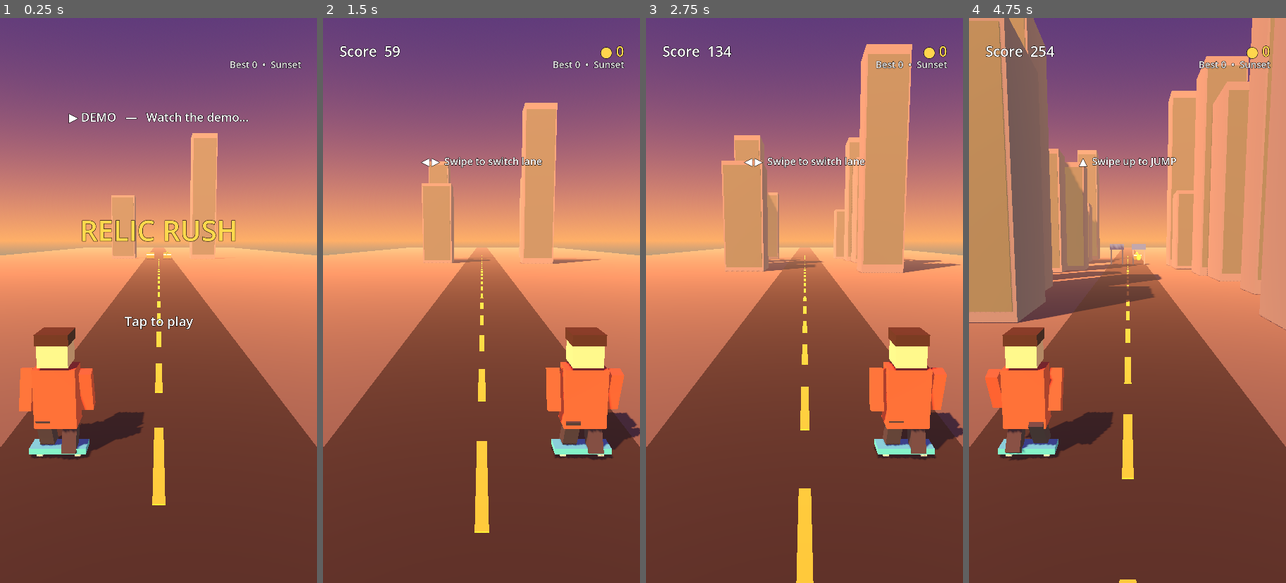
Above: before the commit, frames 1-4 (left to right).
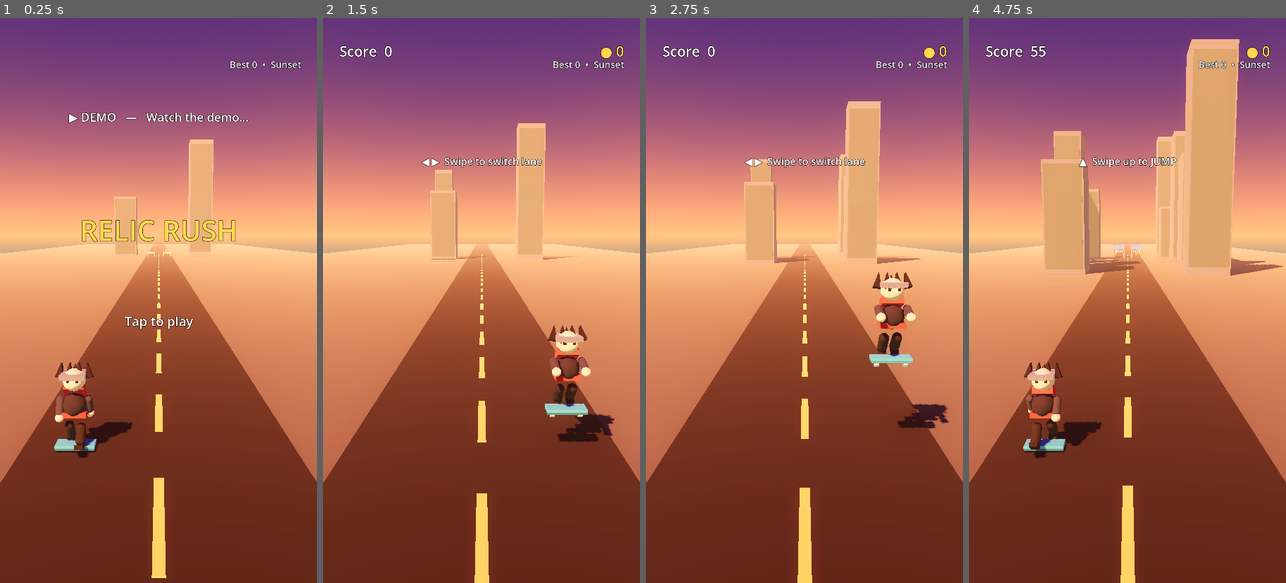
Above: after the commit, the same moments.

Repository: siddthewolf/Mtalk
Game: Godot game, scene res://main.tscn
The game is run twice, just before and just after one commit, with the same random seed, the same clock (stepped at 60 frames per second) and the same inputs.
Inputs (mouse positions are in pixels of both pictures, inside the frame that each line leads up to):
- Up to frame 1 (0.25 s): no input
- Up to frame 2 (1.5 s): tap Enter at 0.5, 0.6, 1.35 s; move the mouse to (551, 272) at 0.52 s; hold Right 0.53-1.28 s; click (551, 272) at 0.67 s; tap Space at 0.77 s; move the mouse to (418, 328) at 1.27 s; hold Down from 1.28 s (still down)
- Up to frame 3 (2.75 s): tap Space at 1.52 s; move the mouse to (836, 176) at 2.02 s; release Down at 2.03 s; hold Right from 2.03 s (still down); tap Enter at 2.1 s
- Up to frame 4 (4.75 s): move the mouse to (1111, 413) at 2.77 s; release Right at 2.78 s; hold Up 2.78-3.53 s; tap Enter at 2.85, 3.6, 4.35 s; click (1111, 413) at 2.92 s; tap Space at 3.02, 3.77, 4.52 s; move the mouse to (1222, 385) at 3.52 s; hold Left from 3.53 s (still down); move the mouse to (1032, 215) at 4.27 s

The runs differ from the first frame. In frame 1, 28% of the frame differs, in the area x 0-100%, y 20-100%; in frame 2, 28%; in frame 3, 31%; in frame 4, 40%, in the area x 0-100%, y 0-100%.

Commit message:
3D polish: smaller defined ninja hero, easier pace, richer obstacles
- New original anime-style ninja runner (spiky hair, blank steel headband,
  trailing scarf) built from rounded capsule/sphere meshes with limb pivots;
  noticeably smaller and better proportioned. Pulled the camera back/up
- Easier difficulty: slower start (9), lower top speed (20), gentler ramp,
  wider obstacle spacing, longer sightline and a bit more air time
- Better-defined obstacles: A-frame construction barrier with reflective
  top bar; sign gantry with a clear low caution bar to slide under; richer
  car with side glass, roof, glowing tail lights and hubcaps
- Bloom/glow on coins, lights and night windows; softer shadows; ACES tonemap

Co-Authored-By: Claude Opus 4.8 <noreply@anthropic.com>
Claude-Session: https://claude.ai/code/session_011oNGg7boL1trmSDMVymgsi

Diff:
--- a/RelicRush3D/main.gd
+++ b/RelicRush3D/main.gd
@@ -8,18 +8,18 @@
 
 # ---- Tuning -------------------------------------------------------------------
 const LANE_X := 1.7           # half-distance between the two lanes
-const SPAWN_Z := -75.0        # how far ahead things appear
+const SPAWN_Z := -85.0        # how far ahead things appear (longer sightline)
 const CULL_Z := 12.0          # behind the camera -> recycle / remove
-const START_SPEED := 13.0
-const MAX_SPEED := 30.0
-const ACCEL := 0.55
-const GRACE := 2.0
+const START_SPEED := 9.0      # gentler start
+const MAX_SPEED := 20.0       # lower top speed -> more reaction time
+const ACCEL := 0.30           # slower ramp
+const GRACE := 3.0
 const TUTORIAL_TIME := 10.0
-const GAP_Z := 13.0           # base spacing between obstacle rows
-const JUMP_VELOCITY := 7.4
-const GRAVITY := -18.0
+const GAP_Z := 16.0           # more spacing between obstacle rows
+const JUMP_VELOCITY := 7.8
+const GRAVITY := -16.0        # a touch more air time
 const JUMP_CLEAR := 0.7
-const SLIDE_TIME := 0.6
+const SLIDE_TIME := 0.75
 const WEATHER_FADE := 5.0
 const COIN_VALUE := 10
 const SAVE_PATH := "user://relicrush.save"
@@ -53,12 +53,12 @@
 var env: Environment
 var sky_mat: ProceduralSkyMaterial
 var player: Node3D
-var torso: MeshInstance3D
-var head: MeshInstance3D
-var arm_l: MeshInstance3D
-var arm_r: MeshInstance3D
-var leg_l: MeshInstance3D
-var leg_r: MeshInstance3D
+var upper: Node3D          # upper-body group (leans forward when sliding)
+var arm_l_piv: Node3D
+var arm_r_piv: Node3D
+var leg_l_piv: Node3D
+var leg_r_piv: Node3D
+var scarf: Node3D
 var board: Node3D
 
 var obstacles: Array = []      # [{node, type, lane, resolved}]
@@ -143,6 +143,38 @@
 	cm.height = h
 	mi.mesh = cm
 	mi.material_override = _mat(col, 0.0, 0.2, 0.5)
+	mi.position = pos
+	parent.add_child(mi)
+	return mi
+
+func _cap(rad: float, h: float, col: Color, parent: Node3D, pos := Vector3.ZERO) -> MeshInstance3D:
+	var mi := MeshInstance3D.new()
+	var cm := CapsuleMesh.new()
+	cm.radius = rad
+	cm.height = h
+	mi.mesh = cm
+	mi.material_override = _mat(col)
+	mi.position = pos
+	parent.add_child(mi)
+	return mi
+
+func _sph(rad: float, col: Color, parent: Node3D, pos := Vector3.ZERO) -> MeshInstance3D:
+	var mi := MeshInstance3D.new()
+	var sm := SphereMesh.new()
+	sm.radius = rad
+	sm.height = rad * 2.0
+	mi.mesh = sm
+	mi.material_override = _mat(col)
+	mi.position = pos
+	parent.add_child(mi)
+	return mi
+
+func _prism(size: Vector3, col: Color, parent: Node3D, pos := Vector3.ZERO) -> MeshInstance3D:
+	var mi := MeshInstance3D.new()
+	var pm := PrismMesh.new()
+	pm.size = size
+	mi.mesh = pm
+	mi.material_override = _mat(col)
 	mi.position = pos
 	parent.add_child(mi)
 	return mi
@@ -161,22 +193,28 @@
 	env.sky = sky
 	env.ambient_light_source = Environment.AMBIENT_SOURCE_SKY
 	env.ambient_light_energy = 1.0
-	env.tonemap_mode = Environment.TONE_MAPPER_FILMIC
+	env.tonemap_mode = Environment.TONE_MAPPER_ACES
+	# Bloom makes coins, headlights and lit windows glow for a richer look.
+	env.glow_enabled = true
+	env.glow_intensity = 0.7
+	env.glow_bloom = 0.15
+	env.glow_hdr_threshold = 1.0
 	we.environment = env
 	add_child(we)
 
 	sun = DirectionalLight3D.new()
-	sun.rotation_degrees = Vector3(-50, -40, 0)
-	sun.light_energy = 1.1
+	sun.rotation_degrees = Vector3(-52, -38, 0)
+	sun.light_energy = 1.15
 	sun.shadow_enabled = true
-	sun.directional_shadow_max_distance = 90.0
+	sun.shadow_blur = 1.5
+	sun.directional_shadow_max_distance = 100.0
 	add_child(sun)
 
 func _build_camera() -> void:
 	cam = Camera3D.new()
-	cam.fov = 72.0
-	cam.position = Vector3(0, 3.6, 6.2)
-	cam.look_at_from_position(cam.position, Vector3(0, 1.1, -10), Vector3.UP)
+	cam.fov = 68.0
+	cam.position = Vector3(0, 4.3, 8.0)
+	cam.look_at_from_position(cam.position, Vector3(0, 0.9, -14), Vector3.UP)
 	add_child(cam)
 
 func _build_ground() -> void:
@@ -227,26 +265,69 @@
 	return b
 
 func _build_player() -> void:
+	# An ORIGINAL anime-style ninja runner (not based on any existing character):
+	# spiky hair, a blank steel headband and a trailing scarf. Built smaller and
+	# more defined than the first blockout, with rounded capsule/sphere limbs and
+	# pivots so the limbs swing naturally.
 	player = Node3D.new()
 	add_child(player)
-	var skin := Color(0.95, 0.8, 0.62)
-	var hoodie := Color(0.89, 0.37, 0.25)
-	torso = _box(Vector3(0.7, 1.0, 0.45), hoodie, player, Vector3(0, 1.05, 0))
-	head = _box(Vector3(0.5, 0.5, 0.5), skin, player, Vector3(0, 1.85, 0))
-	var hair := _box(Vector3(0.54, 0.18, 0.54), Color(0.22, 0.15, 0.12), player, Vector3(0, 2.05, 0))
-	hair.name = "Hair"
-	arm_l = _box(Vector3(0.2, 0.7, 0.2), hoodie, player, Vector3(-0.5, 1.15, 0))
-	arm_r = _box(Vector3(0.2, 0.7, 0.2), hoodie, player, Vector3(0.5, 1.15, 0))
-	leg_l = _box(Vector3(0.24, 0.7, 0.24), Color(0.2, 0.22, 0.28), player, Vector3(-0.2, 0.4, 0))
-	leg_r = _box(Vector3(0.24, 0.7, 0.24), Color(0.2, 0.22, 0.28), player, Vector3(0.2, 0.4, 0))
+	var skin := Color(0.96, 0.82, 0.66)
+	var outfit := Color(0.16, 0.18, 0.24)     # charcoal-navy gi
+	var sleeve := Color(0.24, 0.26, 0.32)
+	var pants := Color(0.13, 0.14, 0.17)
+	var crimson := Color(0.78, 0.16, 0.2)     # scarf / accent
+	var hair_c := Color(0.09, 0.09, 0.15)
+	var steel := Color(0.62, 0.64, 0.7)
+
 	# Skateboard.
-	board = Node3D.new()
-	player.add_child(board)
-	board.position = Vector3(0, 0.12, 0)
-	_box(Vector3(0.95, 0.1, 0.34), Color(0.24, 0.78, 0.86), board, Vector3(0, 0, 0))
-	for zx in [-0.32, 0.32]:
-		var w := _cyl(0.12, 0.1, Color(0.95, 0.92, 0.85), board, Vector3(zx, -0.08, 0.0))
+	board = Node3D.new(); player.add_child(board); board.position = Vector3(0, 0.1, 0)
+	_box(Vector3(0.8, 0.08, 0.3), Color(0.22, 0.76, 0.84), board, Vector3(0, 0, 0))
+	_box(Vector3(0.8, 0.04, 0.3), Color(0.12, 0.5, 0.6), board, Vector3(0, -0.04, 0))
+	for zx in [-0.28, 0.28]:
+		var w := _cyl(0.1, 0.08, Color(0.95, 0.92, 0.85), board, Vector3(zx, -0.07, 0.0))
 		w.rotation_degrees = Vector3(0, 0, 90)
+
+	# Legs (pivot at the hips so they swing).
+	leg_l_piv = Node3D.new(); player.add_child(leg_l_piv); leg_l_piv.position = Vector3(-0.13, 0.6, 0)
+	_cap(0.1, 0.46, pants, leg_l_piv, Vector3(0, -0.26, 0))
+	_box(Vector3(0.16, 0.08, 0.3), Color(0.1, 0.1, 0.12), leg_l_piv, Vector3(0, -0.5, 0.06))
+	leg_r_piv = Node3D.new(); player.add_child(leg_r_piv); leg_r_piv.position = Vector3(0.13, 0.6, 0)
+	_cap(0.1, 0.46, pants, leg_r_piv, Vector3(0, -0.26, 0))
+	_box(Vector3(0.16, 0.08, 0.3), Color(0.1, 0.1, 0.12), leg_r_piv, Vector3(0, -0.5, 0.06))
+
+	# Upper body group — pivots at the hip so it can lean for sliding.
+	upper = Node3D.new(); player.add_child(upper); upper.position = Vector3(0, 0.6, 0)
+	_cap(0.24, 0.5, outfit, upper, Vector3(0, 0.34, 0))                       # torso
+	_box(Vector3(0.5, 0.1, 0.36), crimson, upper, Vector3(0, 0.18, 0))        # belt/sash
+
+	# Arms (pivots at shoulders).
+	arm_l_piv = Node3D.new(); upper.add_child(arm_l_piv); arm_l_piv.position = Vector3(-0.28, 0.52, 0)
+	_cap(0.08, 0.42, sleeve, arm_l_piv, Vector3(0, -0.2, 0))
+	_sph(0.09, skin, arm_l_piv, Vector3(0, -0.42, 0))
+	arm_r_piv = Node3D.new(); upper.add_child(arm_r_piv); arm_r_piv.position = Vector3(0.28, 0.52, 0)
+	_cap(0.08, 0.42, sleeve, arm_r_piv, Vector3(0, -0.2, 0))
+	_sph(0.09, skin, arm_r_piv, Vector3(0, -0.42, 0))
+
+	# Head + face.
+	_sph(0.23, skin, upper, Vector3(0, 0.86, 0))
+	_box(Vector3(0.06, 0.06, 0.02), Color(0.1, 0.1, 0.12), upper, Vector3(-0.09, 0.88, 0.21))  # eyes
+	_box(Vector3(0.06, 0.06, 0.02), Color(0.1, 0.1, 0.12), upper, Vector3(0.09, 0.88, 0.21))
+
+	# Spiky hair (several prisms fanning up and back).
+	for a in [-0.28, -0.1, 0.1, 0.28]:
+		var spike := _prism(Vector3(0.16, 0.3, 0.14), hair_c, upper, Vector3(a, 1.04, -0.04))
+		spike.rotation_degrees = Vector3(-18, 0, a * 30.0)
+	_prism(Vector3(0.18, 0.26, 0.16), hair_c, upper, Vector3(0, 1.0, -0.12)).rotation_degrees = Vector3(-40, 0, 0)
+
+	# Steel headband with a blank plate (no symbol — original).
+	_box(Vector3(0.5, 0.1, 0.5), steel, upper, Vector3(0, 0.96, 0)).material_override = _mat(steel, 0.0, 0.6, 0.35)
+	_box(Vector3(0.2, 0.12, 0.03), Color(0.8, 0.82, 0.86), upper, Vector3(0, 0.96, 0.23)).material_override = _mat(Color(0.8, 0.82, 0.86), 0.0, 0.8, 0.25)
+
+	# Trailing scarf.
+	scarf = Node3D.new(); upper.add_child(scarf); scarf.position = Vector3(0, 0.62, -0.05)
+	_box(Vector3(0.42, 0.16, 0.34), crimson, scarf, Vector3(0, 0, 0))
+	_prism(Vector3(0.2, 0.7, 0.12), crimson, scarf, Vector3(-0.1, -0.1, -0.3)).rotation_degrees = Vector3(110, 0, 0)
+
 	player.position = Vector3(p_x, 0, 0)
 
 func _build_weather_particles() -> void:
@@ -458,33 +539,49 @@
 	var lx := _lane_x(lane)
 	match type:
 		"BARRIER":
-			var b := _box(Vector3(1.6, 1.1, 0.4), Color(0.95, 0.5, 0.15), n, Vector3(0, 0.7, 0))
-			# white hazard stripes
-			_box(Vector3(1.62, 0.28, 0.42), Color(0.95, 0.95, 0.96), n, Vector3(0, 0.95, 0))
-			_box(Vector3(0.12, 0.7, 0.12), Color(0.3,0.3,0.32), n, Vector3(-0.7, 0.35, 0))
-			_box(Vector3(0.12, 0.7, 0.12), Color(0.3,0.3,0.32), n, Vector3(0.7, 0.35, 0))
-			b.set_meta("x", 0)
+			# Construction barrier on A-frame legs with a glowing top bar — JUMP it.
+			_box(Vector3(0.14, 1.0, 0.5), Color(0.82, 0.82, 0.86), n, Vector3(-0.74, 0.5, 0))
+			_box(Vector3(0.14, 1.0, 0.5), Color(0.82, 0.82, 0.86), n, Vector3(0.74, 0.5, 0))
+			_box(Vector3(1.74, 0.42, 0.16), Color(0.95, 0.45, 0.1), n, Vector3(0, 0.8, 0.16))
+			for sx in [-0.6, -0.2, 0.2, 0.6]:
+				_box(Vector3(0.2, 0.44, 0.17), Color(0.95, 0.95, 0.96), n, Vector3(sx, 0.8, 0.17))
+			_box(Vector3(1.78, 0.1, 0.18), Color(1.0, 0.85, 0.2), n, Vector3(0, 1.03, 0.16)).material_override = _mat(Color(1.0, 0.85, 0.2), 1.4)
 		"OVERHANG":
-			# gantry you slide under: posts + high sign with a gap beneath
-			_box(Vector3(0.22, 3.0, 0.22), Color(0.5,0.55,0.6), n, Vector3(-0.9, 1.5, 0))
-			_box(Vector3(0.22, 3.0, 0.22), Color(0.5,0.55,0.6), n, Vector3(0.9, 1.5, 0))
-			_box(Vector3(2.1, 0.9, 0.3), Color(0.18, 0.45, 0.75), n, Vector3(0, 2.7, 0))
+			# Sign gantry with a low caution bar to duck under — SLIDE under it.
+			_box(Vector3(0.2, 2.8, 0.2), Color(0.5, 0.55, 0.6), n, Vector3(-0.96, 1.4, 0))
+			_box(Vector3(0.2, 2.8, 0.2), Color(0.5, 0.55, 0.6), n, Vector3(0.96, 1.4, 0))
+			_box(Vector3(2.3, 0.3, 0.3), Color(0.45, 0.5, 0.55), n, Vector3(0, 2.65, 0))
+			_box(Vector3(1.9, 0.7, 0.1), Color(0.2, 0.5, 0.85), n, Vector3(0, 2.2, 0.16)).material_override = _mat(Color(0.2, 0.5, 0.85), 0.6)
+			_box(Vector3(1.95, 0.45, 0.2), Color(0.9, 0.2, 0.2), n, Vector3(0, 1.35, 0))
+			for sx in [-0.6, -0.2, 0.2, 0.6]:
+				_box(Vector3(0.18, 0.47, 0.21), Color(0.96, 0.96, 0.96), n, Vector3(sx, 1.35, 0.01))
 		"CAR":
 			_make_car(n)
 	n.position = Vector3(lx, 0, SPAWN_Z)
 	obstacles.append({"node": n, "type": type, "lane": lane, "resolved": false})
 
 func _make_car(parent: Node3D) -> void:
-	var col: Color = [Color(0.84,0.2,0.2), Color(0.2,0.4,0.85), Color(0.95,0.8,0.2), Color(0.2,0.7,0.4)][randi() % 4]
-	_box(Vector3(1.7, 0.7, 3.6), col, parent, Vector3(0, 0.6, 0))
-	_box(Vector3(1.5, 0.6, 1.8), col, parent, Vector3(0, 1.15, -0.2))
-	_box(Vector3(1.3, 0.45, 0.1), Color(0.6,0.8,0.95), parent, Vector3(0, 1.15, 0.72))   # rear window
-	_box(Vector3(0.35, 0.18, 0.1), Color(1,0.4,0.3), parent, Vector3(-0.55, 0.6, 1.82))  # tail light
-	_box(Vector3(0.35, 0.18, 0.1), Color(1,0.4,0.3), parent, Vector3(0.55, 0.6, 1.82))
-	for zx in [-0.85, 0.85]:
+	var col: Color = [Color(0.85,0.18,0.18), Color(0.16,0.38,0.85), Color(0.95,0.78,0.18), Color(0.16,0.7,0.42)][randi() % 4]
+	# Lower body + skirt.
+	_box(Vector3(1.8, 0.6, 3.7), col, parent, Vector3(0, 0.62, 0))
+	_box(Vector3(1.8, 0.32, 3.7), col.darkened(0.35), parent, Vector3(0, 0.34, 0))
+	# Cabin + glass wrap.
+	_box(Vector3(1.55, 0.55, 1.9), col, parent, Vector3(0, 1.1, -0.1))
+	var glass := Color(0.55, 0.75, 0.92)
+	_box(Vector3(1.4, 0.42, 0.08), glass, parent, Vector3(0, 1.12, 0.83))     # rear window
+	_box(Vector3(0.08, 0.42, 1.7), glass, parent, Vector3(-0.76, 1.12, -0.1)) # left
+	_box(Vector3(0.08, 0.42, 1.7), glass, parent, Vector3(0.76, 1.12, -0.1))  # right
+	_box(Vector3(1.7, 0.06, 1.9), col.lightened(0.15), parent, Vector3(0, 1.4, -0.1)) # roof
+	# Glowing tail lights + bumper.
+	for tx in [-0.6, 0.6]:
+		_box(Vector3(0.36, 0.16, 0.08), Color(1, 0.22, 0.18), parent, Vector3(tx, 0.66, 1.86)).material_override = _mat(Color(1, 0.25, 0.2), 1.6)
+	_box(Vector3(1.82, 0.18, 0.12), Color(0.12, 0.12, 0.14), parent, Vector3(0, 0.42, 1.86))
+	# Wheels with hubcaps.
+	for zx in [-0.88, 0.88]:
 		for zz in [-1.2, 1.2]:
-			var w := _cyl(0.34, 0.25, Color(0.08,0.08,0.09), parent, Vector3(zx, 0.34, zz))
+			var w := _cyl(0.36, 0.26, Color(0.06,0.06,0.07), parent, Vector3(zx, 0.36, zz))
 			w.rotation_degrees = Vector3(0, 0, 90)
+			_cyl(0.16, 0.28, Color(0.7,0.72,0.76), parent, Vector3(zx, 0.36, zz)).rotation_degrees = Vector3(0, 0, 90)
 
 func _add_coin(lane: int) -> void:
 	var n := Node3D.new()
@@ -583,28 +680,31 @@
 	player.position.y = p_y
 
 func _animate_player(dt: float) -> void:
-	# Lean into turns; swing limbs; crouch when sliding.
+	# Lean into turns; swing limbs; crouch when sliding; flow the scarf.
 	var lean: float = clamp((_lane_x(p_lane) - p_x) * 0.6, -0.5, 0.5)
 	player.rotation.z = -lean
-	var swing: float = sin(run_cycle) * 0.6
+	var swing: float = sin(run_cycle) * 0.7
+	scarf.rotation.x = -0.4 - 0.2 * sin(run_cycle * 0.7) - clamp(speed * 0.02, 0.0, 0.7)
 	if sliding:
-		torso.position.y = 0.6
-		torso.scale = Vector3(1.1, 0.5, 1.2)
-		head.position.y = 1.05
-		arm_l.rotation.x = 1.2; arm_r.rotation.x = 1.2
-		leg_l.rotation.x = 1.2; leg_r.rotation.x = -0.2
+		upper.rotation.x = -1.1
+		upper.position.y = 0.42
+		leg_l_piv.rotation.x = 1.3
+		leg_r_piv.rotation.x = 0.9
+		arm_l_piv.rotation.x = 1.3
+		arm_r_piv.rotation.x = 1.3
 	else:
-		torso.position.y = 1.05
-		torso.scale = Vector3.ONE
-		head.position.y = 1.85
+		upper.rotation.x = lerp(upper.rotation.x, -0.06, clamp(dt * 12.0, 0.0, 1.0))
+		upper.position.y = 0.6
 		if not jumping:
-			leg_l.rotation.x = swing
-			leg_r.rotation.x = -swing
-			arm_l.rotation.x = -swing * 0.7
-			arm_r.rotation.x = swing * 0.7
+			leg_l_piv.rotation.x = swing
+			leg_r_piv.rotation.x = -swing
+			arm_l_piv.rotation.x = -swing * 0.8
+			arm_r_piv.rotation.x = swing * 0.8
 		else:
-			leg_l.rotation.x = 0.5; leg_r.rotation.x = 0.6
-			arm_l.rotation.x = -1.0; arm_r.rotation.x = -1.0
+			leg_l_piv.rotation.x = 0.6
+			leg_r_piv.rotation.x = 0.7
+			arm_l_piv.rotation.x = -1.2
+			arm_r_piv.rotation.x = -1.2
 
 
 # ==============================================================================
Not shown, changed: RelicRush3D/RelicRush3D-debug.apk
